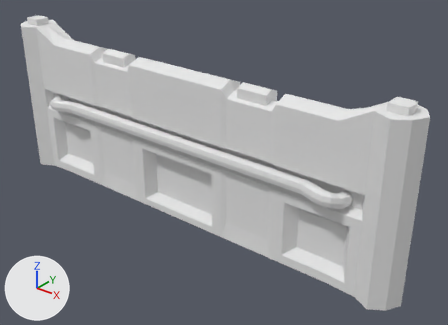
Before and after pictures for a commit that changed the Blender file Objects3d/wall1.blend.
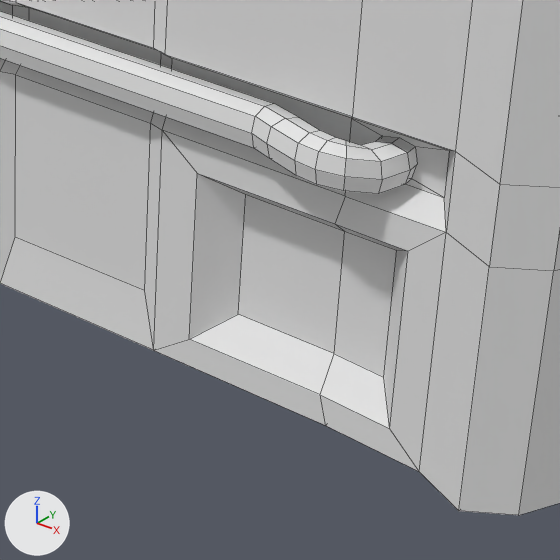
The first picture shows the older version from a camera (50 mm lens) standing at (423.0, -459.0, 366.0) and looking at (41.0, 18.0, 71.0). The close-ups show both versions on the part from 49% to 89% of the width and 45% to 100% of the height of that picture; other places that the commit changed are outside them. The axes (+X, +Y, +Z) are drawn at lower left. The lights are the same throughout. The close-ups show mesh edges as thin lines.

Script lines for the objects in view, before the commit:
```python
me_cube_002 = bpy.data.meshes.new('Cube.002')
me_cube_002.from_pydata(...)  # 670 vertices, 616 faces, 16 loose edges; spans x -264.0..264.0, y -30.0..30.0, z -86.0..108.0
me_cube_002.materials.append(mat_material_001)  # its picture is missing
ob_cube_000 = bpy.data.objects.new('Cube.000', me_cube_002)
ob_cube_000.location = (0.0, 0.0, 84.0)
```
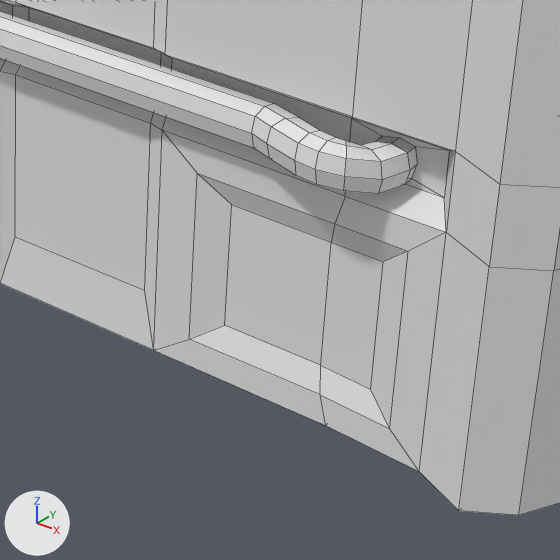
Where the change shows, as pixel boxes (x1, y1, x2, y2) in the close-ups (560 x 560 px; the box of a moved part takes in the faces that stretch with it):
part 1 of me_cube_002, moved or reshaped
    both: (189, 173, 408, 428)

The change, as a list of edits to the scene's bpy script:
```text
Change me_cube_002:
    where me_cube_002.from_pydata(...)  # 670 vertices, 616 faces, 16 loose edges; spans x -264.0..264.0, y -30.0..30.0, z -86.0..108.0
    used by ob_cube_000; location = (0.0, 0.0, 84.0)
    me_cube_002 part 1: all 12 vertices in x 152.0..204.0, y -4.0..4.0, z -67.0..-22.0 are scaled about their middle by (1, 2.92, 1)
```
